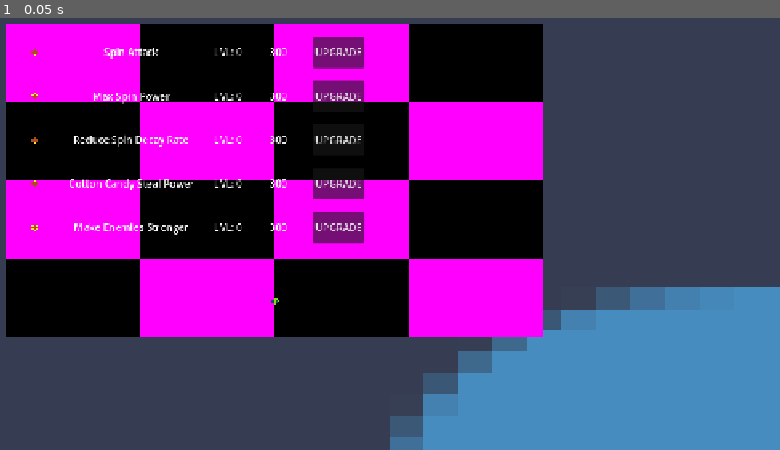
Above: before the commit, frame 1.
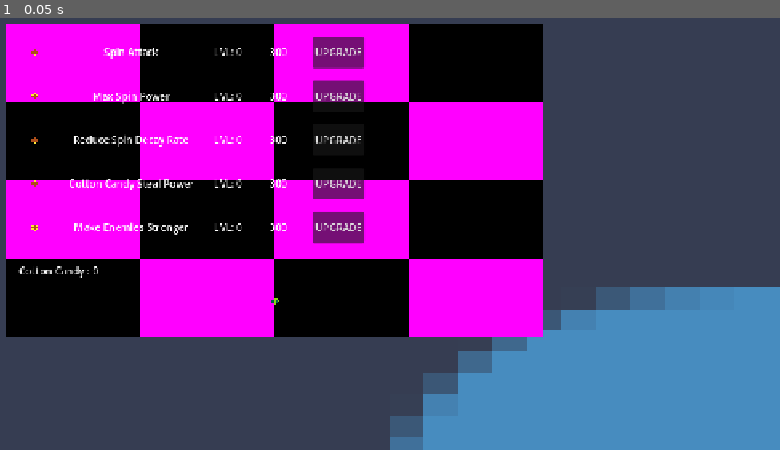
Above: after the commit, the same moment.

Repository: We-ALL-Play-Warthunder-Not-Just-Me/verySeriousSpinningCottonCandyGame
Game: Godot game, scene res://UI/UpgradeScreen.tscn
Same seed, same stepped clock (60 frames per second), same inputs: the game is played once before the commit and once after it. This scene is started directly instead of the project's main scene. The engine's default icon, where the game draws it, is replaced by a stand-in: a white triangle on a blue panel in a dark square.
Inputs:
- Up to frame 1 (0.05 s): no input

The runs differ from the first frame. In frame 1, less than 0.1% of the frame differs, in the area x 2-13%, y 57-61%.
Error before the commit: Invalid assignment of property or key 'disabled' with value of type 'bool' on a base object of type 'Nil'. (res://UI/upgrade_screen.gd:122)

Commit message:
updates the cotton candy label

Diff:
--- a/UI/UpgradeScreen.tscn
+++ b/UI/UpgradeScreen.tscn
@@ -266,6 +266,13 @@
 size_flags_horizontal = 2
 text = "UPGRADE"
 
+[node name="Cotton Candy" type="Label" parent="backgroundthing/PanelContainer/MarginContainer/VBoxContainer" unique_id=1001905395]
+custom_minimum_size = Vector2(200, 50)
+custom_maximum_size = Vector2(200, 50)
+layout_mode = 2
+text = "Cotton Candy :"
+vertical_alignment = 1
+
 [node name="MarginContainer" type="MarginContainer" parent="backgroundthing/PanelContainer/MarginContainer" unique_id=1066155303]
 layout_mode = 2
 theme_override_constants/margin_bottom = 30
--- a/UI/upgrade_screen.gd
+++ b/UI/upgrade_screen.gd
@@ -25,6 +25,8 @@
 @onready var buttonCottonCandySteal: Button = $"backgroundthing/PanelContainer/MarginContainer/VBoxContainer/Cotton Candy Steal/Button"
 @onready var buttonStrongerEnemies: Button = $"backgroundthing/PanelContainer/MarginContainer/VBoxContainer/Stronger Enemies/Button"
 
+@onready var cotton_candy_label: Label = $"backgroundthing/PanelContainer/MarginContainer/VBoxContainer/Cotton Candy"
+
 var costLabelArray: Array[Label] = [SpinAttackcost, MaxSpincost, SpinDecaycost, CottonCandyStealcost, StrongerEnemiescost]
 var levelLabelArray : Array[Label] = [levelSpinAttack, levelMaxSpinPower, levelReduceSpinDecay, levelCottonCandySteal, levelStrongerEnemies]
 var basecostArray: Array[int] = [spinAttackBaseCost, maxSpinBaseCost, spinDecayBaseCost, cottonCandyStealBaseCost, strongerEnemiesBaseCost]
@@ -37,11 +39,17 @@
 	buttonSpinDecay.pressed.connect(buySpinDecay)
 	buttonCottonCandySteal.pressed.connect(buyCottonCandySteal)
 	buttonStrongerEnemies.pressed.connect(buyStrongerEnemies)
+	cottonCandy.cottonCandyChanged.connect(updateCottonCandyAmount)
+
+	updateCottonCandyAmount()
 	for index: int in range(5):
 		disableButtonsWhenMaxLevel(buttonArray[index], matchIndexToUpgrade(index), maxLevelArray[index])
 		var tempcost: int = basecostArray[index] * (1 + matchIndexToUpgrade(index))
 		updateCostLabels(costLabelArray[index], tempcost)
 		updateLevelLabels(levelLabelArray[index], matchIndexToUpgrade(index))
+
+func updateCottonCandyAmount() -> void:
+	cotton_candy_label.text = "Cotton Candy : " + str(cottonCandy.cottonCandyBank)
 
 var spinAttackBaseCost: int = 100
 var spinAttackMaxLevel: int = 3
@@ -119,16 +127,24 @@
 	disableButtonsWhenMaxLevel(buttonStrongerEnemies, upgrades.StrongerEnemies, strongerEnemiesMaxLevel)
 
 func disableButton(button:Button) -> void:
+	if button == null:
+		return
 	button.disabled = true
 
 func disableButtonsWhenMaxLevel(button: Button, Level: int , maxLevel: int = upgrades.maxLVL) -> void:
+	if button == null:
+		return
 	if Level == maxLevel:
 		disableButton(button)
 
 func updateCostLabels(label: Label, cost: int) -> void:
+	if label == null:
+		return
 	label.text = str(cost)
 
 func updateLevelLabels(label: Label, level: int) -> void:
+	if label == null:
+		return
 	label.text = "LVL: " + str(level)
 
 func matchIndexToUpgrade(index:int) -> int:
